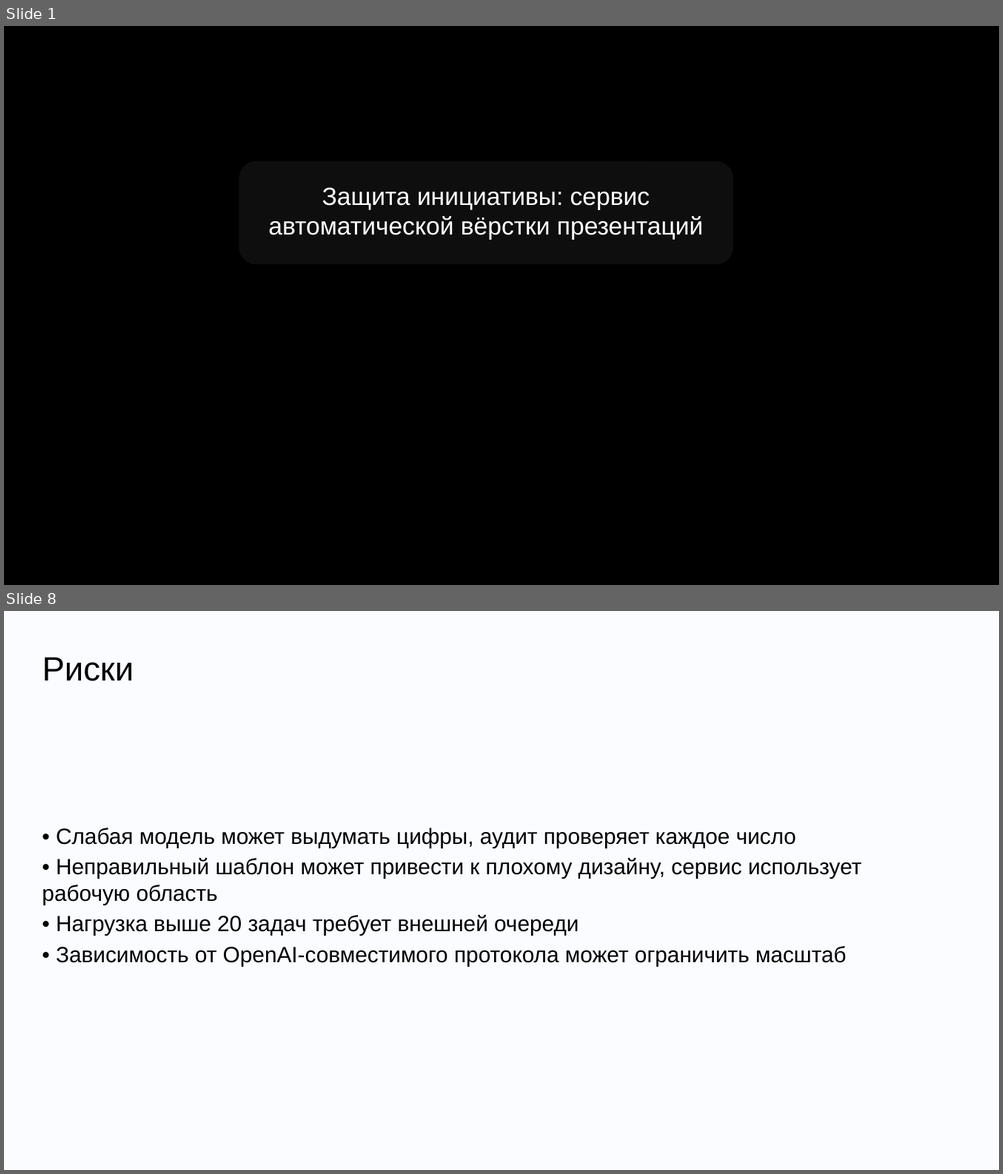
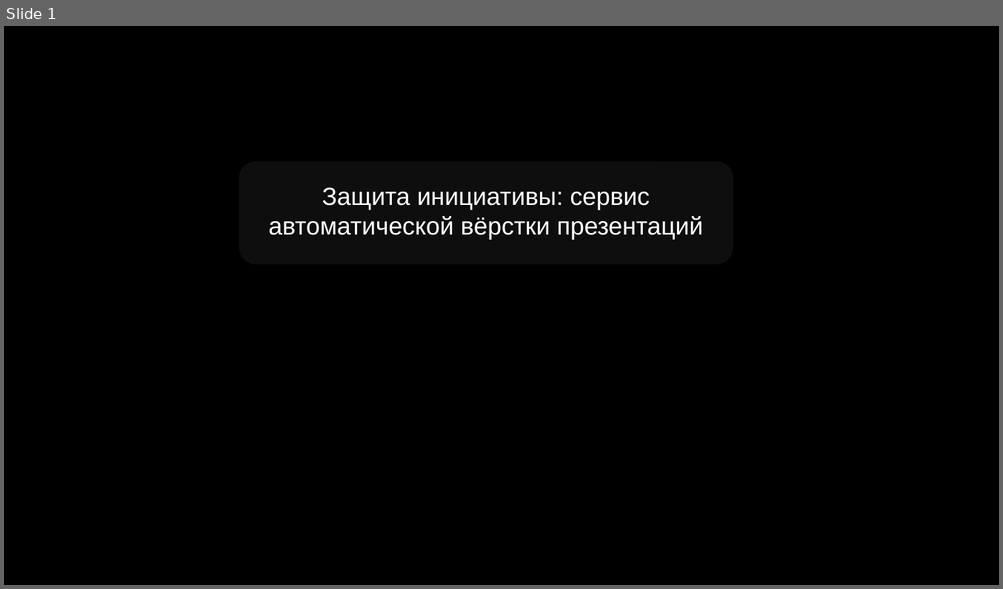
Before and after one commit to DiFoxenGit/-VKTechHackathon, a slide deck: samples/VK_Tech_шаблон__classic.pptx. Shown one above the other, each under a label of ours: slides 1 and 8 before the commit, slide 1 after it; the slides between them are not shown. The pictures are 1003x1174 and 1003x589 pixels, drawn with LibreOffice and Linux fonts; fonts in the diff are those of the drawing; background and template pictures are left out. Boxes give left, top, right and bottom in pixels: in the first picture for what was removed or moved away, otherwise in the second. Text is boxed around its words. In the diff, an @@ line names an element or a change of style, - is before the commit and + after.

```diff
--- a/samples/VK_Tech_шаблон__classic.pptx
+++ b/samples/VK_Tech_шаблон__classic.pptx
@@ slide 8 removed at [4, 611, 999, 1170], background #FAFCFF @@
@@ text removed at [42, 657, 134, 681] @@
-Риски
@@ text removed at [42, 828, 861, 966] @@
-• Слабая модель может выдумать цифры, аудит проверяет каждое число
-• Неправильный шаблон может привести к плохому дизайну, сервис использует рабочую область
-• Нагрузка выше 20 задач требует внешней очереди
-• Зависимость от OpenAI‑совместимого протокола может ограничить масштаб
```
Also in this commit, not shown: 4 slides changed, 5 slides added, 4 other slides removed, 19 other files.
